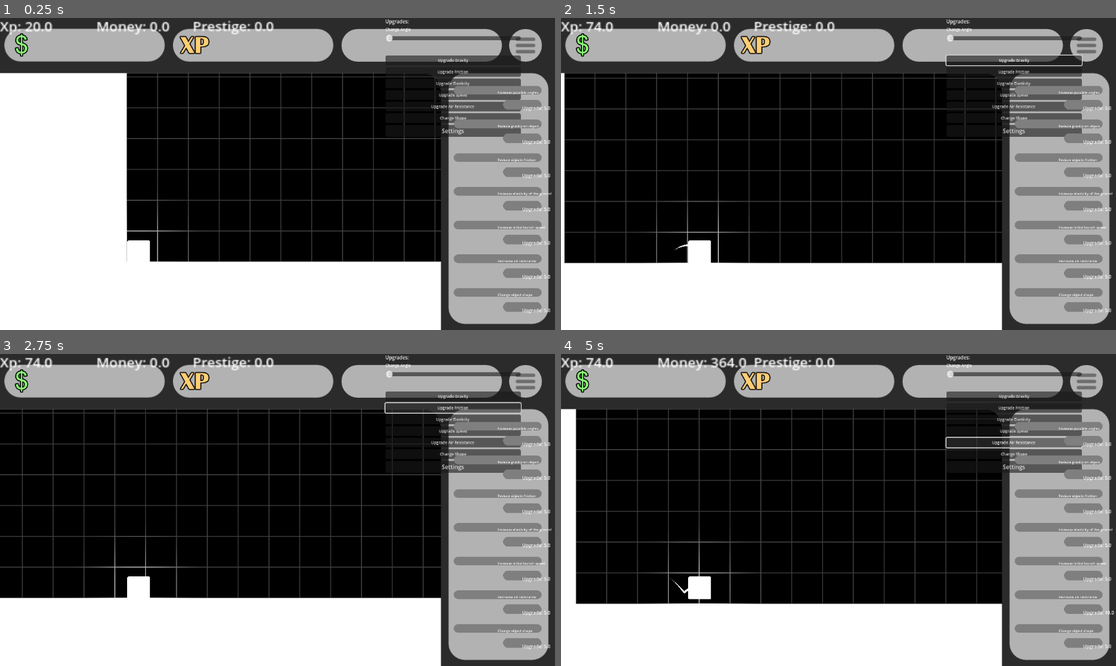
Above: before the commit, frames 1-4 (two rows, left to right).
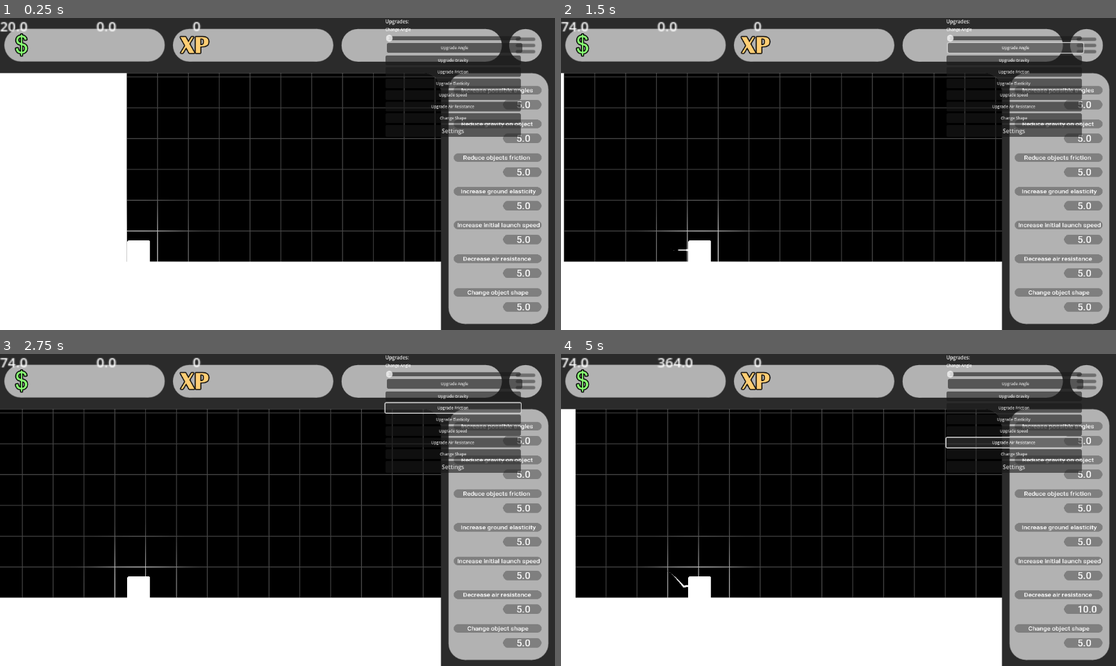
Above: after the commit, the same moments.

Repository: Lueegee1/Skr-t-Kast-Spil
Game: Godot game, scene res://main/root.tscn
Two runs of this game, one before a commit and one after it. Both use one fixed random seed, a clock stepped at 60 frames per second and the inputs below.
Inputs (mouse positions are in pixels of both pictures, inside the frame that each line leads up to):
- Up to frame 1 (0.25 s): no input
- Up to frame 2 (1.5 s): click "Upgrade Gravity" at 0.5 s; click (1016, 49) at 1.25 s, where only the run after the commit has a clickable "Upgrade Angle"
- Up to frame 3 (2.75 s): click "Upgrade Friction" at 2 s
- Up to frame 4 (5 s): click "Upgrade Elasticity" at 2.75 s; click "Upgrade Speed" at 3.5 s; click "Upgrade Air Resistance" at 4.25 s

The runs differ from the first frame. In frame 1, 3.1% of the frame differs, in the area x 0-100%, y 0-95%; in frame 2, 6.6%; in frame 3, 3.5%; in frame 4, 9.3%.
Error in both runs: Invalid assignment of property or key 'launch_angle' with value of type 'Nil' on a base object of type 'RigidBody2D (BallMechanics.gd)'. (res://main/Global.gd:…

Commit message:
layout better

Diff:
--- a/main/BallMechanics.gd
+++ b/main/BallMechanics.gd
@@ -16,7 +16,7 @@
 @export var air_resistance = 0.5                     # uses the "damp" variable as air resistance
 @export var gravity = 1                                # uses the "gravity_scale" as gravity
 @export var ground_friction = 0.1                     # uses PhysicsMaterial's "friction" as friction
-@export var ground_elasticity = 0.5                    # uses PhysicsMaterial's "bounce" as the grounds elasticity
+@export var ground_elasticity = 0.0                    # uses PhysicsMaterial's "bounce" as the grounds elasticity
 
 # variables
 var still_time := 0.0                                  # var to hold the ellapsed time the RigidBody2D has been stationary
--- a/main/SettingsMenu.gd
+++ b/main/SettingsMenu.gd
@@ -25,7 +25,7 @@
 		"air_resistance": 0.5,
 		"gravity": 1.0,
 		"ground_friction": 0.1,
-		"ground_elasticity": 0.5
+		"ground_elasticity": 0.0
 	}
 
 	var file = FileAccess.open(Global.SAVE_FILE, FileAccess.WRITE)
--- a/main/Ui_And_Mainscript.gd
+++ b/main/Ui_And_Mainscript.gd
@@ -12,7 +12,7 @@
 @onready var foreground = $UI/Camera2D/CanvasLayer/Foreground
 var possible_angles = [45,45]
 
-#this is fine
+# Upgrade Button Nodes
 @onready var upgbtn1 = $UI/Camera2D/CanvasLayer/VBoxContainer/Rrrelooc
 @onready var name1 = $UI/Camera2D/CanvasLayer/VBoxContainer/Coolerrrr
 @onready var upgbtn2 = $UI/Camera2D/CanvasLayer/VBoxContainer/Rrrelooc2
@@ -50,36 +50,57 @@
 @onready var object = $LaunchSite/RigidBody2D/Sprite2D
 @onready var collisionshape = $LaunchSite/RigidBody2D/CollisionPolygon2D
 
+# ---------------------------------------------------------
+# Load your font ONCE
+# ---------------------------------------------------------
+var ui_font := preload("res://Assets/Roboto-Medium.ttf")
+
+# ---------------------------------------------------------
+# Fixed attach_text()
+# ---------------------------------------------------------
+func attach_text(sprite: Node, txt: String, offset := Vector2(0,0), font_size := 24):
+	var lbl := Label.new()
+	lbl.text = txt
+	lbl.position = offset
+
+	# Apply the preloaded font directly (the correct way)
+	lbl.add_theme_font_override("font", ui_font)
+	lbl.add_theme_font_size_override("font_size", font_size)
+
+	sprite.add_child(lbl)
+	return lbl
+
+
 func _ready() -> void:
 	object.texture = load("res://Assets/Sprites/shapes without glare/%d.png" % num)
 	object.scale = Vector2(0.1,0.1)
 	collision_follow_sprite(object, collisionshape)
 
-	# Attach text to name sprites
-	attach_text(name1, "Increase possible angles")
-	attach_text(name2, "Reduce gravity on object")
-	attach_text(name3, "Reduce objects friction")
-	attach_text(name4, "Increase elasticity of the ground")
-	attach_text(name5, "Increase initial launch speed")
-	attach_text(name6, "decrease air resistance")
-	attach_text(name7, "Change object shape")
-
-	# Attach upgrade cost labels
+	# Name texts with custom position + font size
+	attach_text(name1, "Increase possible angles", Vector2(-168, -17), 30)
+	attach_text(name2, "Reduce gravity on object", Vector2(-168, -17), 30)
+	attach_text(name3, "Reduce objects friction", Vector2(-160, -17), 30)
+	attach_text(name4, "Increase ground elasticity", Vector2(-170, -17), 30)
+	attach_text(name5, "Increase initial launch speed", Vector2(-187, -17), 30)
+	attach_text(name6, "Decrease air resistance", Vector2(-160, -17), 30)
+	attach_text(name7, "Change object shape", Vector2(-140, -17), 30)
+
+	# Buttons
 	button_labels = [
-		attach_text(upgbtn1, "Upgrade: " + str(angle_price)),
-		attach_text(upgbtn2, "Upgrade: " + str(gravity_price)),
-		attach_text(upgbtn3, "Upgrade: " + str(friction_price)),
-		attach_text(upgbtn4, "Upgrade: " + str(elasticity_price)),
-		attach_text(upgbtn5, "Upgrade: " + str(speed_price)),
-		attach_text(upgbtn6, "Upgrade: " + str(air_resistance_price)),
-		attach_text(upgbtn7, "Upgrade: " + str(change_shape_price))
+		attach_text(upgbtn1, str(angle_price), Vector2(-20,-20), 34),
+		attach_text(upgbtn2, str(gravity_price), Vector2(-20,-20), 34),
+		attach_text(upgbtn3, str(friction_price), Vector2(-20,-20), 34),
+		attach_text(upgbtn4, str(elasticity_price), Vector2(-20,-20), 34),
+		attach_text(upgbtn5, str(speed_price), Vector2(-20,-20), 34),
+		attach_text(upgbtn6, str(air_resistance_price), Vector2(-20,-20), 34),
+		attach_text(upgbtn7, str(change_shape_price), Vector2(-20,-20), 34),
 	]
 
 func _rounding(num):
 	var exponent = int(log(num+1)/log(10))
 	var suffixes = ["","K","M","B","T","Qu","Qi","Sx","Sp","O","N","Dc"]
 	for i in range(suffixes.size()):
-		if (3*i) <= exponent and exponent <(3+3*i):
+		if (3*i) <= exponent and exponent < (3+3*i):
 			exponent = 3*i
 			return str((round(float(num)/(10**exponent)*10))/10) + suffixes[i]
 	return str(num)
@@ -88,9 +109,9 @@
 	Camera.global_position.x = RigidBody.global_position.x + 288
 	Camera.global_position.y = RigidBody.global_position.y - 162
 
-	XpLabel.text = "Xp: " + _rounding(Global.exp)
-	MoneyLabel.text = "Money: " + _rounding(Global.money)
-	PrestigeLabel.text = "Prestige: " + _rounding(Global.prestige)
+	XpLabel.text = _rounding(Global.exp)
+	MoneyLabel.text = _rounding(Global.money)
+	#PrestigeLabel.text = "Prestige: " + _rounding(Global.prestige)
 
 	XpLabel.position = offsetXP
 	MoneyLabel.position = offsetMoney
@@ -124,12 +145,6 @@
 		button_node.position = Vector2(list_start_pos.x + button_x_offset, y_offset + name_to_button_gap)
 		y_offset += entry_gap
 
-func attach_text(sprite: Sprite2D, txt: String, offset := Vector2(0, 0)):
-	var lbl := Label.new()
-	lbl.text = txt
-	lbl.position = offset
-	sprite.add_child(lbl)
-	return lbl
 
 func buy_and_upgrade(cost_ref: String, property_name: String, upgrade_value: float, multiplier: float, min_value := -INF, max_value := INF):
 	var cost = self.get(cost_ref)
@@ -153,13 +168,13 @@
 				angle_price *= 2
 
 func update_upgrade_labels():
-	button_labels[0].text = "Upgrade: " + _rounding(angle_price)
-	button_labels[1].text = "Upgrade: " + _rounding(gravity_price)
-	button_labels[2].text = "Upgrade: " + _rounding(friction_price)
-	button_labels[3].text = "Upgrade: " + _rounding(elasticity_price)
-	button_labels[4].text = "Upgrade: " + _rounding(speed_price)
-	button_labels[5].text = "Upgrade: " + _rounding(air_resistance_price)
-	button_labels[6].text = "Upgrade: " + _rounding(change_shape_price)
+	button_labels[0].text = _rounding(angle_price)
+	button_labels[1].text = _rounding(gravity_price)
+	button_labels[2].text = _rounding(friction_price)
+	button_labels[3].text = _rounding(elasticity_price)
+	button_labels[4].text = _rounding(speed_price)
+	button_labels[5].text = _rounding(air_resistance_price)
+	button_labels[6].text = _rounding(change_shape_price)
 
 func _on_gravity_upgrade_pressed():
 	if not Global.in_menu:
--- a/main/main.tscn
+++ b/main/main.tscn
@@ -24,8 +24,6 @@
 offsets = PackedFloat32Array(0, 0.3219178)
 
 [sub_resource type="PhysicsMaterial" id="PhysicsMaterial_xwkvk"]
-friction = 0.5
-bounce = 0.5
 
 [sub_resource type="ShaderMaterial" id="ShaderMaterial_bsumw"]
 shader = ExtResource("5_0i4oc")
@@ -115,14 +113,13 @@
 
 [node name="AngleUpgrade" type="Button" parent="UI/Camera2D/CanvasLayer/VBoxContainer"]
 custom_minimum_size = Vector2(0, 1)
-offset_left = 903.0
-offset_top = -526.0
-offset_right = 1184.0
-offset_bottom = -506.0
+offset_left = 3.0
+offset_top = 52.0
+offset_right = 284.0
+offset_bottom = 72.0
 size_flags_vertical = 8
 theme_override_font_sizes/font_size = 8
 text = "Upgrade Angle"
-flat = true
 
 [node name="Angle" type="HSlider" parent="UI/Camera2D/CanvasLayer/VBoxContainer"]
 offset_top = 34.0
@@ -182,71 +179,85 @@
 text = "Settings"
 
 [node name="Rrrelooc" type="Sprite2D" parent="UI/Camera2D/CanvasLayer/VBoxContainer"]
+z_index = -5
 position = Vector2(1099.4475, -465.00003)
 scale = Vector2(0.6, 0.6)
 texture = ExtResource("5_5xyti")
 
 [node name="Coolerrrr" type="Sprite2D" parent="UI/Camera2D/CanvasLayer/VBoxContainer"]
+z_index = -5
 position = Vector2(1047.35, -491.2)
 scale = Vector2(0.45, 0.4)
 texture = ExtResource("6_n3o0a")
 
 [node name="Rrrelooc2" type="Sprite2D" parent="UI/Camera2D/CanvasLayer/VBoxContainer"]
+z_index = -5
 position = Vector2(1099.4475, -407.00003)
 scale = Vector2(0.6, 0.6)
 texture = ExtResource("5_5xyti")
 
 [node name="Coolerrrr2" type="Sprite2D" parent="UI/Camera2D/CanvasLayer/VBoxContainer"]
+z_index = -5
 position = Vector2(1047.35, -433.2)
 scale = Vector2(0.45, 0.4)
 texture = ExtResource("6_n3o0a")
 
 [node name="Rrrelooc3" type="Sprite2D" parent="UI/Camera2D/CanvasLayer/VBoxContainer"]
+z_index = -5
 position = Vector2(1099.4475, -348.00003)
 scale = Vector2(0.6, 0.6)
 texture = ExtResource("5_5xyti")
 
 [node name="Coolerrrr3" type="Sprite2D" parent="UI/Camera2D/CanvasLayer/VBoxContainer"]
+z_index = -5
 position = Vector2(1047.35, -374.2)
 scale = Vector2(0.45, 0.4)
 texture = ExtResource("6_n3o0a")
 
 [node name="Rrrelooc4" type="Sprite2D" parent="UI/Camera2D/CanvasLayer/VBoxContainer"]
+z_index = -5
 position = Vector2(1099.4475, -290.00003)
 scale = Vector2(0.6, 0.6)
 texture = ExtResource("5_5xyti")
 
 [node name="Coolerrrr4" type="Sprite2D" parent="UI/Camera2D/CanvasLayer/VBoxContainer"]
+z_index = -5
 position = Vector2(1047.35, -316.2)
 scale = Vector2(0.45, 0.4)
 texture = ExtResource("6_n3o0a")
 
 [node name="Rrrelooc5" type="Sprite2D" parent="UI/Camera2D/CanvasLayer/VBoxContainer"]
+z_index = -5
 position = Vector2(1099.4475, -231.00003)
 scale = Vector2(0.6, 0.6)
 texture = ExtResource("5_5xyti")
 
 [node name="Coolerrrr5" type="Sprite2D" parent="UI/Camera2D/CanvasLayer/VBoxContainer"]
+z_index = -5
 position = Vector2(1047.35, -257.2)
 scale = Vector2(0.45, 0.4)
 texture = ExtResource("6_n3o0a")
 
 [node name="Rrrelooc6" type="Sprite2D" parent="UI/Camera2D/CanvasLayer/VBoxContainer"]
+z_index = -5
 position = Vector2(1099.4475, -173.00003)
 scale = Vector2(0.6, 0.6)
 texture = ExtResource("5_5xyti")
 
 [node name="Coolerrrr6" type="Sprite2D" parent="UI/Camera2D/CanvasLayer/VBoxContainer"]
+z_index = -5
 position = Vector2(1047.35, -199.20001)
 scale = Vector2(0.45, 0.4)
 texture = ExtResource("6_n3o0a")
 
 [node name="Rrrelooc7" type="Sprite2D" parent="UI/Camera2D/CanvasLayer/VBoxContainer"]
+z_index = -5
 position = Vector2(1099.4475, -114.00003)
 scale = Vector2(0.6, 0.6)
 texture = ExtResource("5_5xyti")
 
 [node name="Coolerrrr7" type="Sprite2D" parent="UI/Camera2D/CanvasLayer/VBoxContainer"]
+z_index = -5
 position = Vector2(1047.35, -140.20001)
 scale = Vector2(0.45, 0.4)
 texture = ExtResource("6_n3o0a")
Binary file added: Assets/Roboto-Medium.ttf
Not shown, added: Assets/Roboto-Medium.ttf.import
